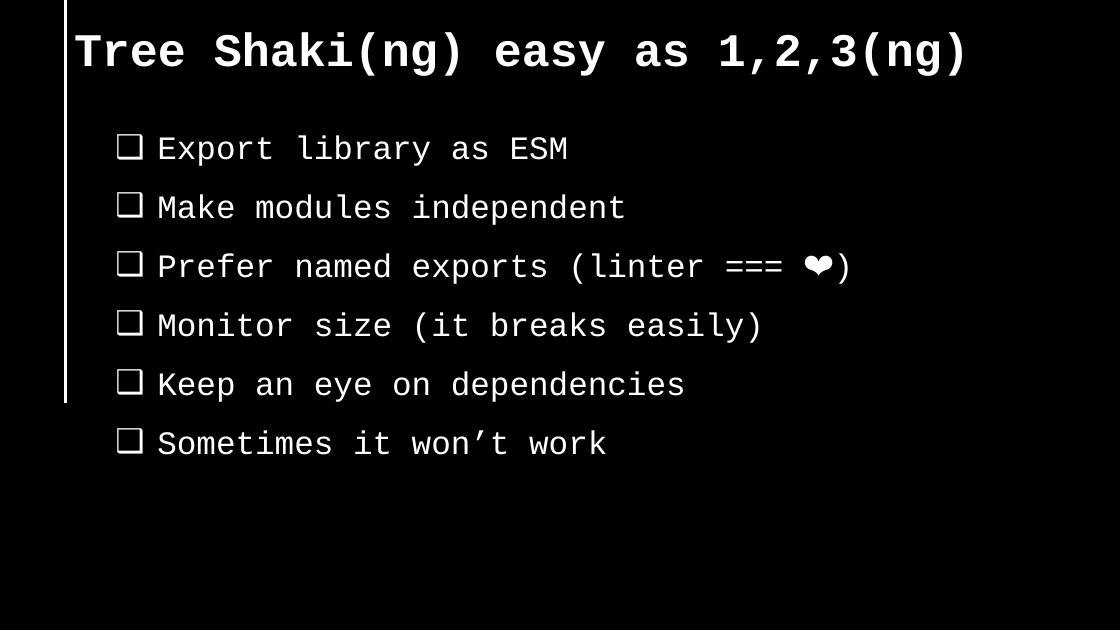
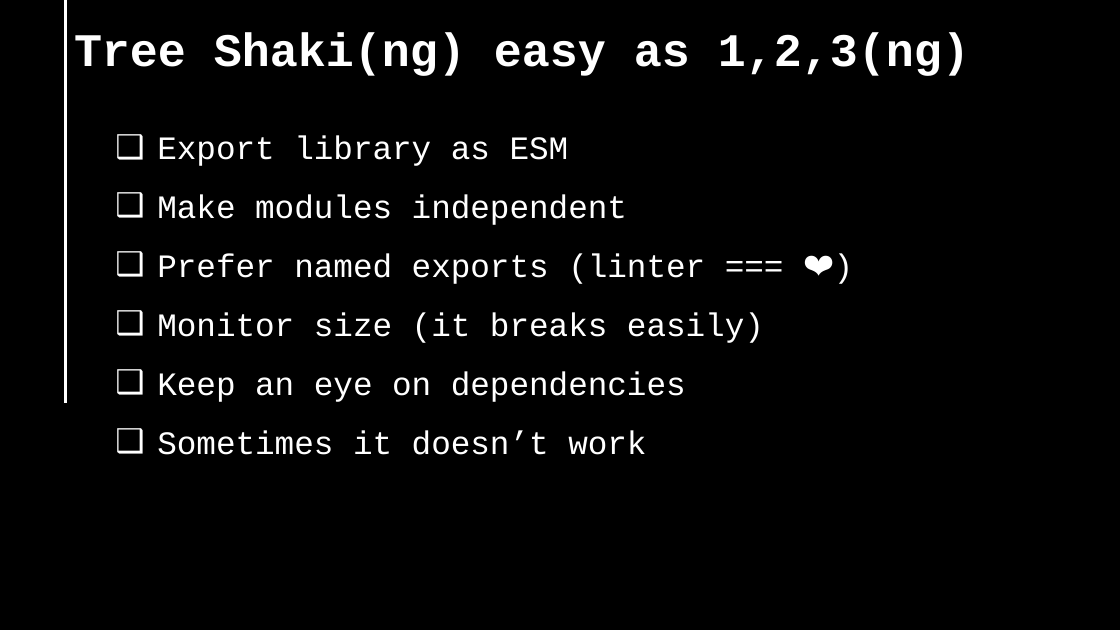
Before and after one commit to AsafShochet/tree-shaking-demo, a slide deck: slide 19 of tree shaking lecture 062024 - dark.pptx. Drawn at 1120x630 pixels with LibreOffice and Linux fonts; fonts in the diff are those of the drawing. Boxes give left, top, right and bottom in pixels: in the first picture for what was removed or moved away, otherwise in the second. Text is boxed around its words. In the diff, an @@ line names an element or a change of style, - is before the commit and + after.

```diff
--- a/tree shaking lecture 062024 - dark.pptx
+++ b/tree shaking lecture 062024 - dark.pptx
@@ text at (157, 430, 646, 455): text changed @@
-❑ Sometimes it won’t work
+❑ Sometimes it doesn’t work
```
Also in this commit, not shown: 2 slides added, 2 slides removed, 4 other files.
